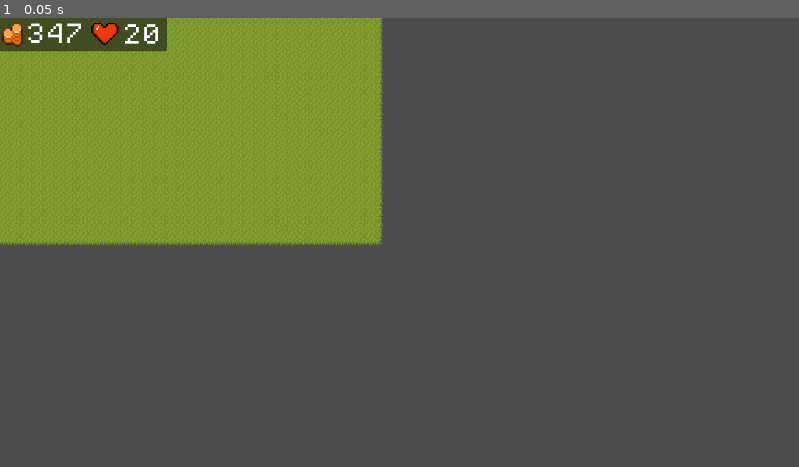
Above: before the commit, frame 1.
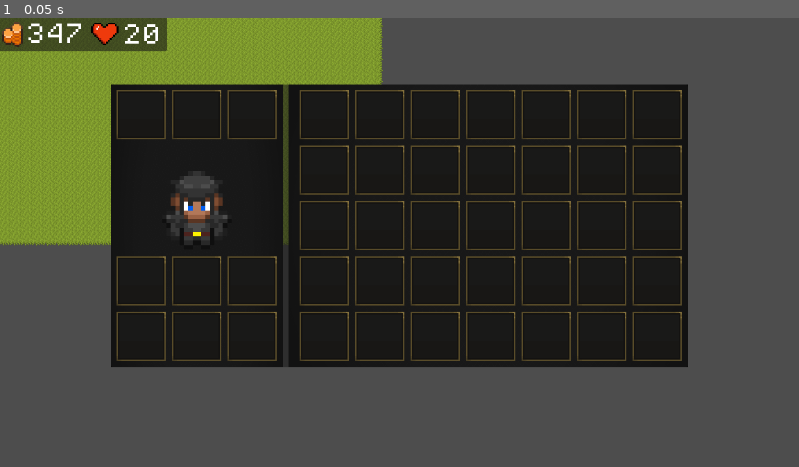
Above: after the commit, the same moment.

Repository: SamuelKane2/Sword-and-Sorcery-A-New-Dawn
Game: Godot game, scene res://scenes/game.tscn
Two runs of this game, one before a commit and one after it. Both use one fixed random seed, a clock stepped at 60 frames per second and the inputs below.
Inputs:
- Up to frame 1 (0.05 s): no input

The runs differ from the first frame. In frame 1, 46% of the frame differs, in the area x 13-87%, y 14-78%.

Commit message:
Designing the inventory

Diff:
--- /dev/null
+++ b/scenes/inventory_cell.tscn
@@ -0,0 +1,15 @@
+[gd_scene load_steps=3 format=3 uid="uid://b2mpevactb0b6"]
+
+[ext_resource type="Texture2D" uid="uid://dvbwjcjf4itwd" path="res://assets/UI Assets/Inventory and Stats/Inventory Cell.png" id="1_a7dpg"]
+
+[sub_resource type="StyleBoxEmpty" id="StyleBoxEmpty_o64wd"]
+
+[node name="InventoryCell" type="Panel"]
+offset_right = 71.0
+offset_bottom = 71.0
+theme_override_styles/panel = SubResource("StyleBoxEmpty_o64wd")
+
+[node name="InventoryCell" type="Sprite2D" parent="."]
+position = Vector2(35.5, 35.5)
+scale = Vector2(2.21875, 2.21875)
+texture = ExtResource("1_a7dpg")
--- a/scenes/ui.tscn
+++ b/scenes/ui.tscn
@@ -1,8 +1,11 @@
-[gd_scene load_steps=8 format=3 uid="uid://bc6q1d5kf0hw3"]
+[gd_scene load_steps=14 format=3 uid="uid://bc6q1d5kf0hw3"]
 
 [ext_resource type="Texture2D" uid="uid://bjsmi1wrr2hgd" path="res://assets/RPG CHARACTERS/Farm Game Village 2 Seasons/Item Icons/FG_Item_Icons.png" id="1_gnjjr"]
+[ext_resource type="Texture2D" uid="uid://cxi8mdf4sddx7" path="res://assets/UI Assets/Loading Screen/Background.png" id="1_kmq0l"]
 [ext_resource type="Texture2D" uid="uid://c3xooveslabyj" path="res://assets/Misc Assets/Pixel Heart Sprite Sheet 16x16.png" id="3_irtck"]
+[ext_resource type="PackedScene" uid="uid://b2mpevactb0b6" path="res://scenes/inventory_cell.tscn" id="4_7uvrp"]
 [ext_resource type="FontFile" uid="uid://bn163an3vjm8l" path="res://assets/Misc Assets/PixelOperator8.ttf" id="4_hqd86"]
+[ext_resource type="Texture2D" uid="uid://bef31su4ubob7" path="res://assets/RPG CHARACTERS/Farm Game Village 2 Seasons/Characters/Knight_10/Knight_10_Axe_Down.png" id="5_m5du2"]
 
 [sub_resource type="AtlasTexture" id="AtlasTexture_o67o7"]
 atlas = ExtResource("1_gnjjr")
@@ -34,6 +37,23 @@
 "speed": 5.0
 }]
 
+[sub_resource type="StyleBoxEmpty" id="StyleBoxEmpty_5ltgm"]
+
+[sub_resource type="AtlasTexture" id="AtlasTexture_fl77j"]
+atlas = ExtResource("5_m5du2")
+region = Rect2(0, 0, 32, 32)
+
+[sub_resource type="SpriteFrames" id="SpriteFrames_5lb6d"]
+animations = [{
+"frames": [{
+"duration": 1.0,
+"texture": SubResource("AtlasTexture_fl77j")
+}],
+"loop": true,
+"name": &"default",
+"speed": 5.0
+}]
+
 [node name="UI" type="Control"]
 layout_mode = 3
 anchors_preset = 15
@@ -42,25 +62,35 @@
 grow_horizontal = 2
 grow_vertical = 2
 
-[node name="Panel" type="Panel" parent="."]
+[node name="Background" type="Sprite2D" parent="."]
+position = Vector2(284, 300)
+scale = Vector2(0.3875, 1.13333)
+texture = ExtResource("1_kmq0l")
+
+[node name="Background2" type="Sprite2D" parent="."]
+position = Vector2(703.988, 300)
+scale = Vector2(0.900039, 1.13333)
+texture = ExtResource("1_kmq0l")
+
+[node name="Stats" type="Panel" parent="."]
 layout_mode = 0
 offset_left = -3.0
 offset_top = -3.0
 offset_right = 241.0
 offset_bottom = 48.0
 
-[node name="CoinSprite" type="AnimatedSprite2D" parent="Panel"]
+[node name="CoinSprite" type="AnimatedSprite2D" parent="Stats"]
 position = Vector2(21, 27)
 scale = Vector2(2.5, 2.5)
 sprite_frames = SubResource("SpriteFrames_ju2t0")
 frame_progress = 0.547411
 
-[node name="HeartSprite" type="AnimatedSprite2D" parent="Panel"]
+[node name="HeartSprite" type="AnimatedSprite2D" parent="Stats"]
 position = Vector2(154, 25)
 scale = Vector2(2.5, 2.5)
 sprite_frames = SubResource("SpriteFrames_mqwyk")
 
-[node name="CoinCounter" type="Label" parent="Panel"]
+[node name="CoinCounter" type="Label" parent="Stats"]
 layout_mode = 0
 offset_left = 40.0
 offset_top = 11.0
@@ -70,7 +100,8 @@
 theme_override_font_sizes/font_size = 32
 text = "347"
 
-[node name="HeartCounter" type="Label" parent="Panel"]
+[node name="HeartCounter" type="Label" parent="Stats"]
+layout_mode = 0
 offset_left = 179.0
 offset_top = 12.0
 offset_right = 235.0
@@ -78,3 +109,181 @@
 theme_override_fonts/font = ExtResource("4_hqd86")
 theme_override_font_sizes/font_size = 32
 text = "20"
+
+[node name="Inventory" type="Panel" parent="."]
+layout_mode = 0
+offset_left = 160.0
+offset_top = 96.0
+offset_right = 992.0
+offset_bottom = 504.0
+
+[node name="Panel" type="Panel" parent="Inventory"]
+layout_mode = 0
+offset_left = 200.0
+offset_top = 16.0
+offset_right = 816.0
+offset_bottom = 416.0
+theme_override_styles/panel = SubResource("StyleBoxEmpty_5ltgm")
+
+[node name="Inventory" type="HFlowContainer" parent="Inventory/Panel"]
+layout_mode = 0
+offset_left = 72.0
+offset_top = -8.0
+offset_right = 624.0
+offset_bottom = 408.0
+theme_override_constants/h_separation = 80
+theme_override_constants/v_separation = 80
+
+[node name="InventoryCell" parent="Inventory/Panel/Inventory" instance=ExtResource("4_7uvrp")]
+layout_mode = 2
+
+[node name="InventoryCell2" parent="Inventory/Panel/Inventory" instance=ExtResource("4_7uvrp")]
+layout_mode = 2
+
+[node name="InventoryCell3" parent="Inventory/Panel/Inventory" instance=ExtResource("4_7uvrp")]
+layout_mode = 2
+
+[node name="InventoryCell4" parent="Inventory/Panel/Inventory" instance=ExtResource("4_7uvrp")]
+layout_mode = 2
+
+[node name="InventoryCell5" parent="Inventory/Panel/Inventory" instance=ExtResource("4_7uvrp")]
+layout_mode = 2
+
+[node name="InventoryCell6" parent="Inventory/Panel/Inventory" instance=ExtResource("4_7uvrp")]
+layout_mode = 2
+
+[node name="InventoryCell7" parent="Inventory/Panel/Inventory" instance=ExtResource("4_7uvrp")]
+layout_mode = 2
+
+[node name="InventoryCell8" parent="Inventory/Panel/Inventory" instance=ExtResource("4_7uvrp")]
+layout_mode = 2
+
+[node name="InventoryCell9" parent="Inventory/Panel/Inventory" instance=ExtResource("4_7uvrp")]
+layout_mode = 2
+
+[node name="InventoryCell10" parent="Inventory/Panel/Inventory" instance=ExtResource("4_7uvrp")]
+layout_mode = 2
+
+[node name="InventoryCell11" parent="Inventory/Panel/Inventory" instance=ExtResource("4_7uvrp")]
+layout_mode = 2
+
+[node name="InventoryCell12" parent="Inventory/Panel/Inventory" instance=ExtResource("4_7uvrp")]
+layout_mode = 2
+
+[node name="InventoryCell13" parent="Inventory/Panel/Inventory" instance=ExtResource("4_7uvrp")]
+layout_mode = 2
+
+[node name="InventoryCell14" parent="Inventory/Panel/Inventory" instance=ExtResource("4_7uvrp")]
+layout_mode = 2
+
+[node name="InventoryCell15" parent="Inventory/Panel/Inventory" instance=ExtResource("4_7uvrp")]
+layout_mode = 2
+
+[node name="InventoryCell16" parent="Inventory/Panel/Inventory" instance=ExtResource("4_7uvrp")]
+layout_mode = 2
+
+[node name="InventoryCell17" parent="Inventory/Panel/Inventory" instance=ExtResource("4_7uvrp")]
+layout_mode = 2
+
+[node name="InventoryCell18" parent="Inventory/Panel/Inventory" instance=ExtResource("4_7uvrp")]
+layout_mode = 2
+
+[node name="InventoryCell19" parent="Inventory/Panel/Inventory" instance=ExtResource("4_7uvrp")]
+layout_mode = 2
+
+[node name="InventoryCell20" parent="Inventory/Panel/Inventory" instance=ExtResource("4_7uvrp")]
+layout_mode = 2
+
+[node name="InventoryCell21" parent="Inventory/Panel/Inventory" instance=ExtResource("4_7uvrp")]
+layout_mode = 2
+
+[node name="InventoryCell22" parent="Inventory/Panel/Inventory" instance=ExtResource("4_7uvrp")]
+layout_mode = 2
+
+[node name="InventoryCell23" parent="Inventory/Panel/Inventory" instance=ExtResource("4_7uvrp")]
+layout_mode = 2
+
+[node name="InventoryCell24" parent="Inventory/Panel/Inventory" instance=ExtResource("4_7uvrp")]
+layout_mode = 2
+
+[node name="InventoryCell25" parent="Inventory/Panel/Inventory" instance=ExtResource("4_7uvrp")]
+layout_mode = 2
+
+[node name="InventoryCell26" parent="Inventory/Panel/Inventory" instance=ExtResource("4_7uvrp")]
+layout_mode = 2
+
+[node name="InventoryCell27" parent="Inventory/Panel/Inventory" instance=ExtResource("4_7uvrp")]
+layout_mode = 2
+
+[node name="InventoryCell28" parent="Inventory/Panel/Inventory" instance=ExtResource("4_7uvrp")]
+layout_mode = 2
+
+[node name="InventoryCell29" parent="Inventory/Panel/Inventory" instance=ExtResource("4_7uvrp")]
+layout_mode = 2
+
+[node name="InventoryCell30" parent="Inventory/Panel/Inventory" instance=ExtResource("4_7uvrp")]
+layout_mode = 2
+
+[node name="InventoryCell31" parent="Inventory/Panel/Inventory" instance=ExtResource("4_7uvrp")]
+layout_mode = 2
+
+[node name="InventoryCell32" parent="Inventory/Panel/Inventory" instance=ExtResource("4_7uvrp")]
+layout_mode = 2
+
+[node name="InventoryCell33" parent="Inventory/Panel/Inventory" instance=ExtResource("4_7uvrp")]
+layout_mode = 2
+
+[node name="InventoryCell34" parent="Inventory/Panel/Inventory" instance=ExtResource("4_7uvrp")]
+layout_mode = 2
+
+[node name="InventoryCell35" parent="Inventory/Panel/Inventory" instance=ExtResource("4_7uvrp")]
+layout_mode = 2
+
+[node name="Armor" type="HFlowContainer" parent="Inventory"]
+layout_mode = 0
+offset_left = 8.0
+offset_top = 8.0
+offset_right = 248.0
+offset_bottom = 80.0
+theme_override_constants/h_separation = 80
+
+[node name="InventoryCell" parent="Inventory/Armor" instance=ExtResource("4_7uvrp")]
+layout_mode = 2
+
+[node name="InventoryCell2" parent="Inventory/Armor" instance=ExtResource("4_7uvrp")]
+layout_mode = 2
+
+[node name="InventoryCell3" parent="Inventory/Armor" instance=ExtResource("4_7uvrp")]
+layout_mode = 2
+
+[node name="Weapons" type="HFlowContainer" parent="Inventory"]
+layout_mode = 0
+offset_left = 8.0
+offset_top = 248.0
+offset_right = 240.0
+offset_bottom = 400.0
+theme_override_constants/h_separation = 80
+theme_override_constants/v_separation = 80
+
+[node name="InventoryCell" parent="Inventory/Weapons" instance=ExtResource("4_7uvrp")]
+layout_mode = 2
+
+[node name="InventoryCell2" parent="Inventory/Weapons" instance=ExtResource("4_7uvrp")]
+layout_mode = 2
+
+[node name="InventoryCell3" parent="Inventory/Weapons" instance=ExtResource("4_7uvrp")]
+layout_mode = 2
+
+[node name="InventoryCell4" parent="Inventory/Weapons" instance=ExtResource("4_7uvrp")]
+layout_mode = 2
+
+[node name="InventoryCell5" parent="Inventory/Weapons" instance=ExtResource("4_7uvrp")]
+layout_mode = 2
+
+[node name="InventoryCell6" parent="Inventory/Weapons" instance=ExtResource("4_7uvrp")]
+layout_mode = 2
+
+[node name="AnimatedSprite2D" type="AnimatedSprite2D" parent="."]
+position = Vector2(284, 284)
+scale = Vector2(6.25, 6.25)
+sprite_frames = SubResource("SpriteFrames_5lb6d")
Binary file added: assets/UI Assets/BTN Retry.png
Not shown, added: assets/UI Assets/BTN Retry.png.import
Binary file added: assets/UI Assets/Bonus/Bonus 01.png
Not shown, added: assets/UI Assets/Bonus/Bonus 01.png.import
Binary file added: assets/UI Assets/Bonus/Bonus 02.png
Not shown, added: assets/UI Assets/Bonus/Bonus 02.png.import
Binary file added: assets/UI Assets/Bonus/Bonus 03.png
Not shown, added: assets/UI Assets/Bonus/Bonus 03.png.import
Binary file added: assets/UI Assets/HUD/BTN MENU HUD.png
Not shown, added: assets/UI Assets/HUD/BTN MENU HUD.png.import
Binary file added: assets/UI Assets/HUD/CHARACTER HUD/Ammo Icon.png
Not shown, added: assets/UI Assets/HUD/CHARACTER HUD/Ammo Icon.png.import
(and 184 more such lines)
